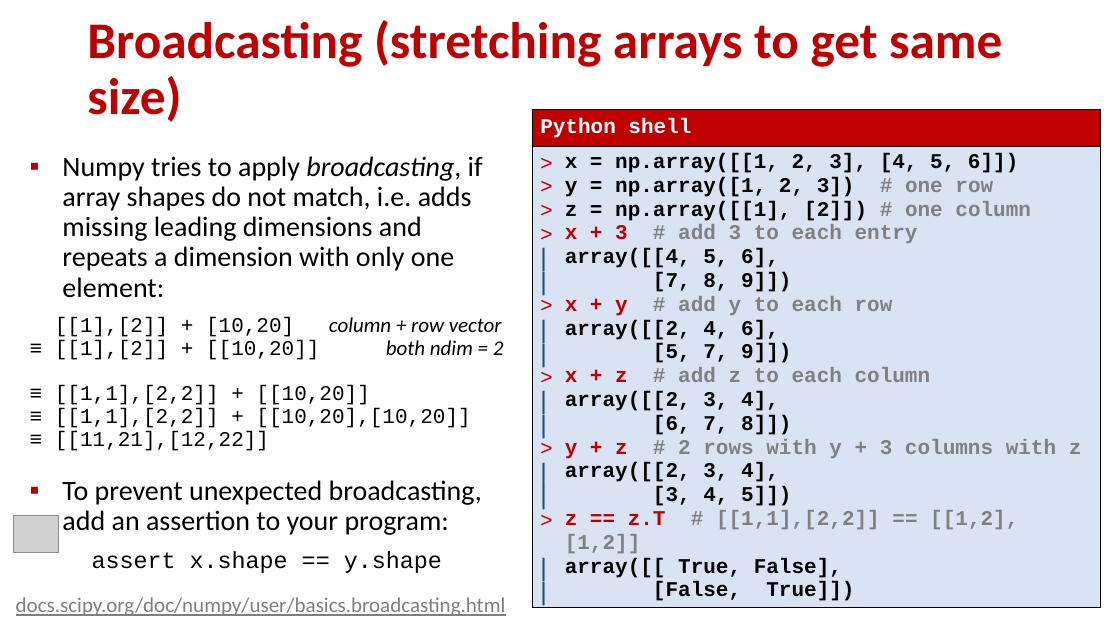
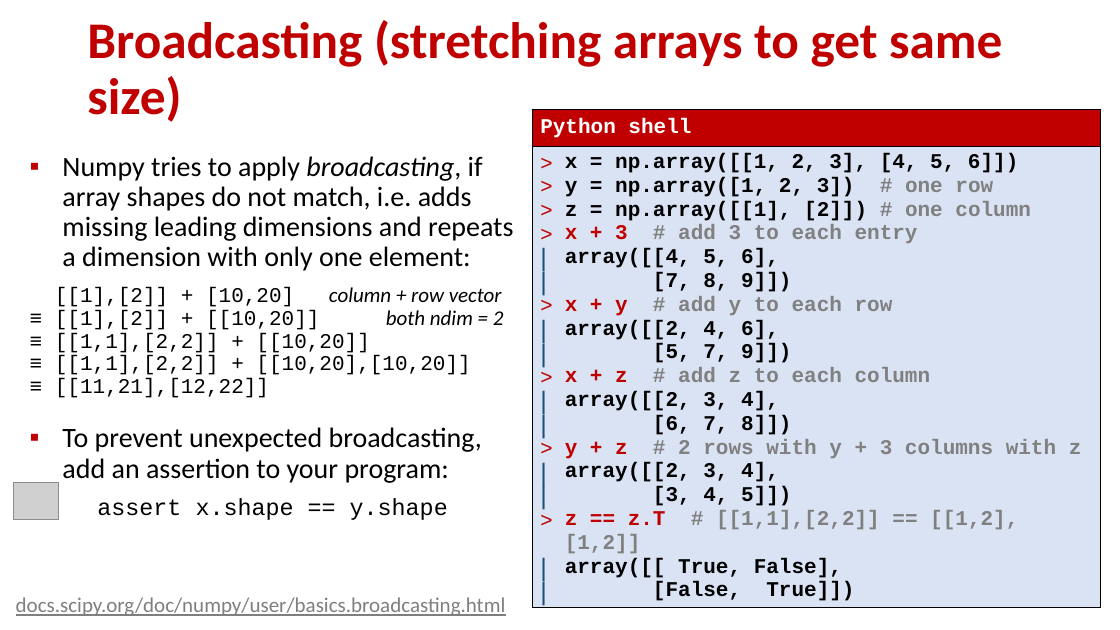
Before and after one commit to gsbrodal/gsbrodal.github.io, a slide deck: slide 16 of ipsa/slides/numpy.pptx. Drawn at 1120x630 pixels with LibreOffice and Linux fonts; fonts in the diff are those of the drawing; grey boxes stand for pictures. Boxes give left, top, right and bottom in pixels: in the first picture for what was removed or moved away, otherwise in the second. Text is boxed around its words. In the diff, an @@ line names an element or a change of style, - is before the commit and + after.

Commit message:
numpy slides updated

```diff
--- a/ipsa/slides/numpy.pptx
+++ b/ipsa/slides/numpy.pptx
@@ text "Numpy tries to apply broadcasting, ..." rewrapped from bbox=[55, 156, 504, 573] to bbox=[55, 156, 513, 520] @@
@@ picture: place and size @@
-picture at bbox=[13, 516, 58, 553]
+picture at bbox=[13, 482, 58, 519]
```
Also in this commit, not shown: 3 other slides changed, 6 other files.
